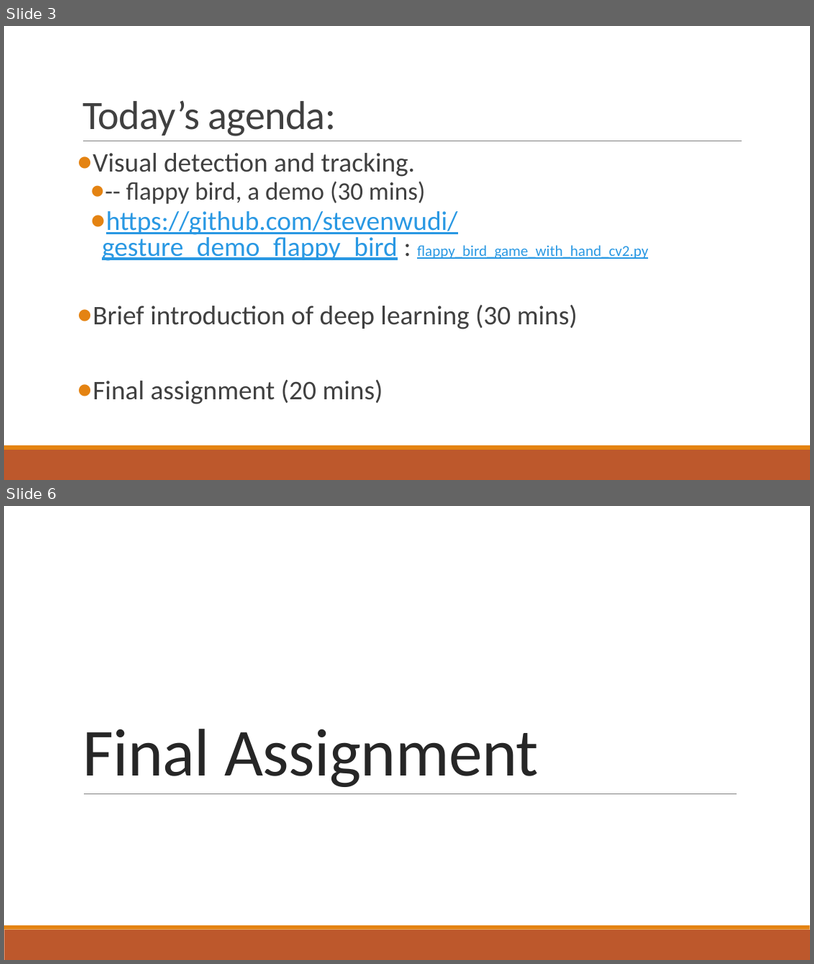
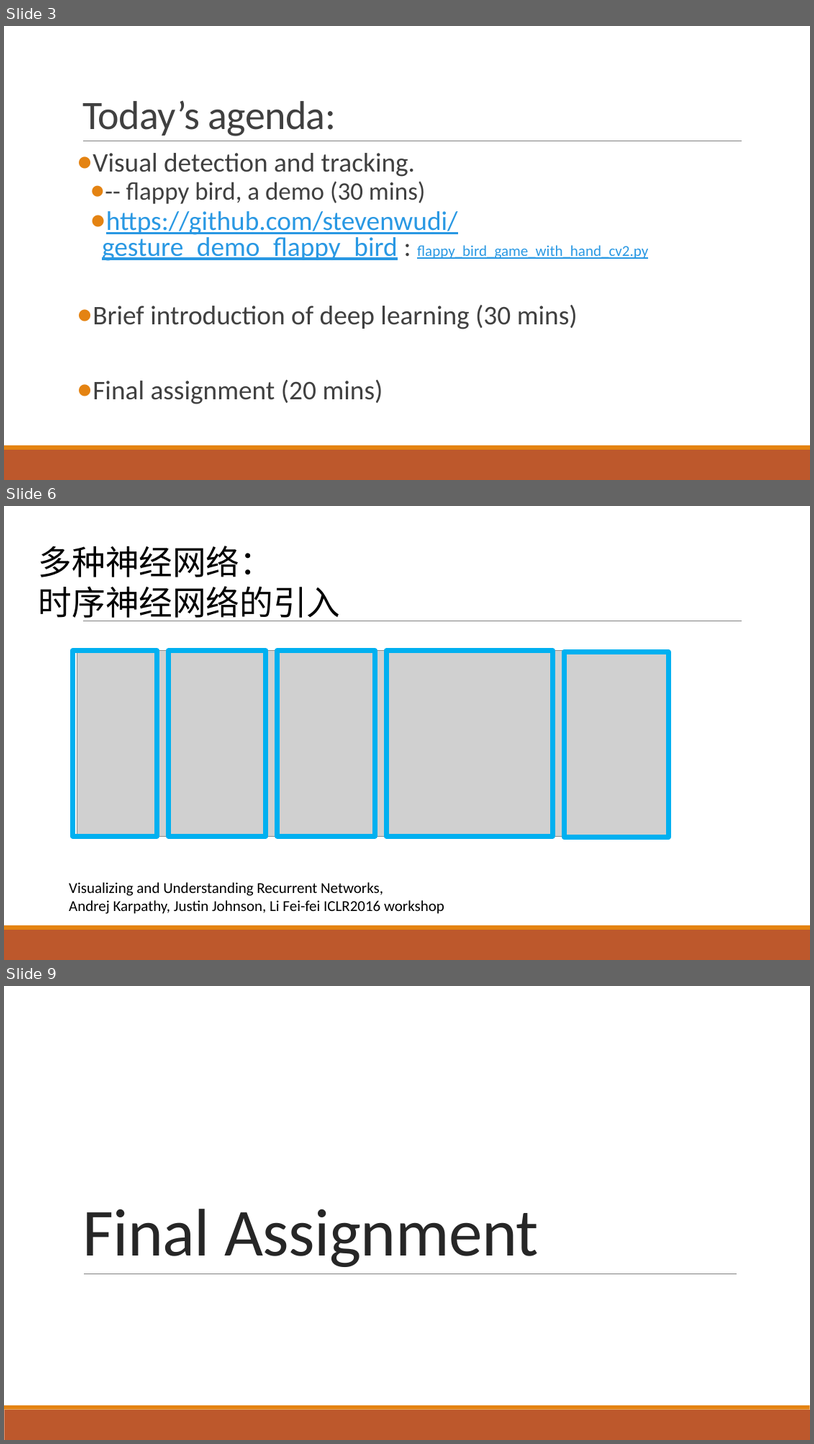
Before and after one commit to stevenwudi/AI_Precourse_2019, a slide deck: AI_Precourse/Week6_Final.pptx. Shown one above the other, each under a label of ours: slides 3 and 6 before the commit, slides 3, 6 and 9 after it; the slides between them are not shown. The pictures are 814x964 and 814x1444 pixels, drawn with LibreOffice and Linux fonts; fonts in the diff are those of the drawing; grey boxes stand for pictures; background and template pictures are left out. Boxes give left, top, right and bottom in pixels: in the first picture for what was removed or moved away, otherwise in the second. Text is boxed around its words. In the diff, an @@ line names an element or a change of style, - is before the commit and + after.

```diff
--- a/AI_Precourse/Week6_Final.pptx
+++ b/AI_Precourse/Week6_Final.pptx
@@ slide 6 added at (4,506,810,960), background #FFFFFF; not listed: 3 template elements that a slide beside it also shows @@
@@ text added at (39,546,341,621), 40 pt, text #000000 @@
+多种神经网络：
+时序神经网络的引入
@@ rectangle added at (72,651,157,836), outline #00B0F0 6 pt @@
@@ picture added at (77,651,669,836) @@
@@ rectangle added at (169,651,266,836), outline #00B0F0 6 pt @@
@@ rectangle added at (278,651,375,836), outline #00B0F0 6 pt @@
@@ rectangle added at (386,651,553,836), outline #00B0F0 6 pt @@
@@ rectangle added at (564,651,669,837), outline #00B0F0 6 pt @@
@@ text added at (69,882,445,914), 18 pt, text #000000 @@
+Visualizing and Understanding Recurrent Networks,
+Andrej Karpathy, Justin Johnson, Li Fei-fei ICLR2016 workshop
@@ what was slide 6 is now slide 9 @@
```
Also in this commit, not shown: 2 slides changed, 4 other slides added, 2 slides removed, 2 other files.
